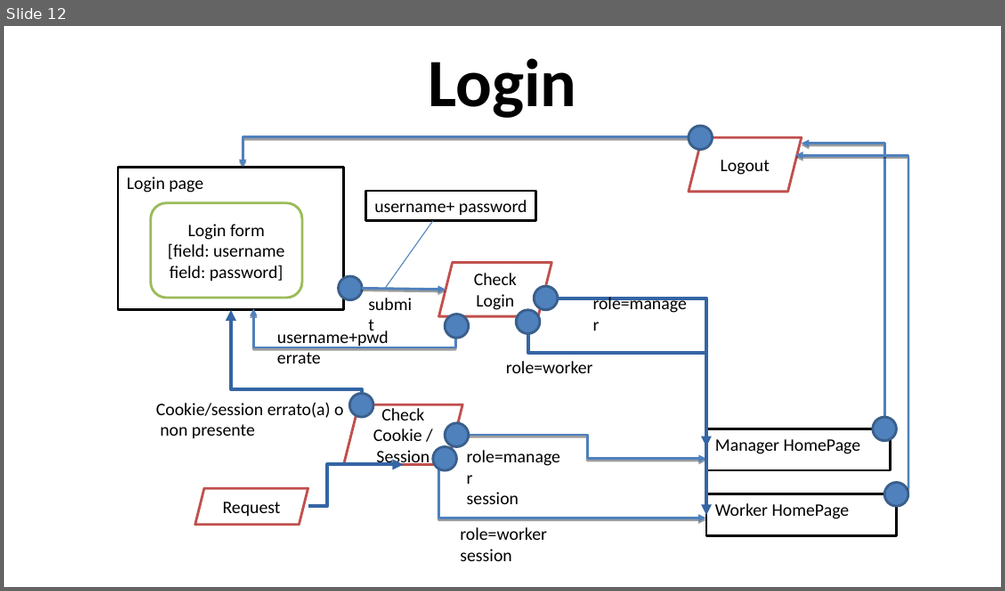
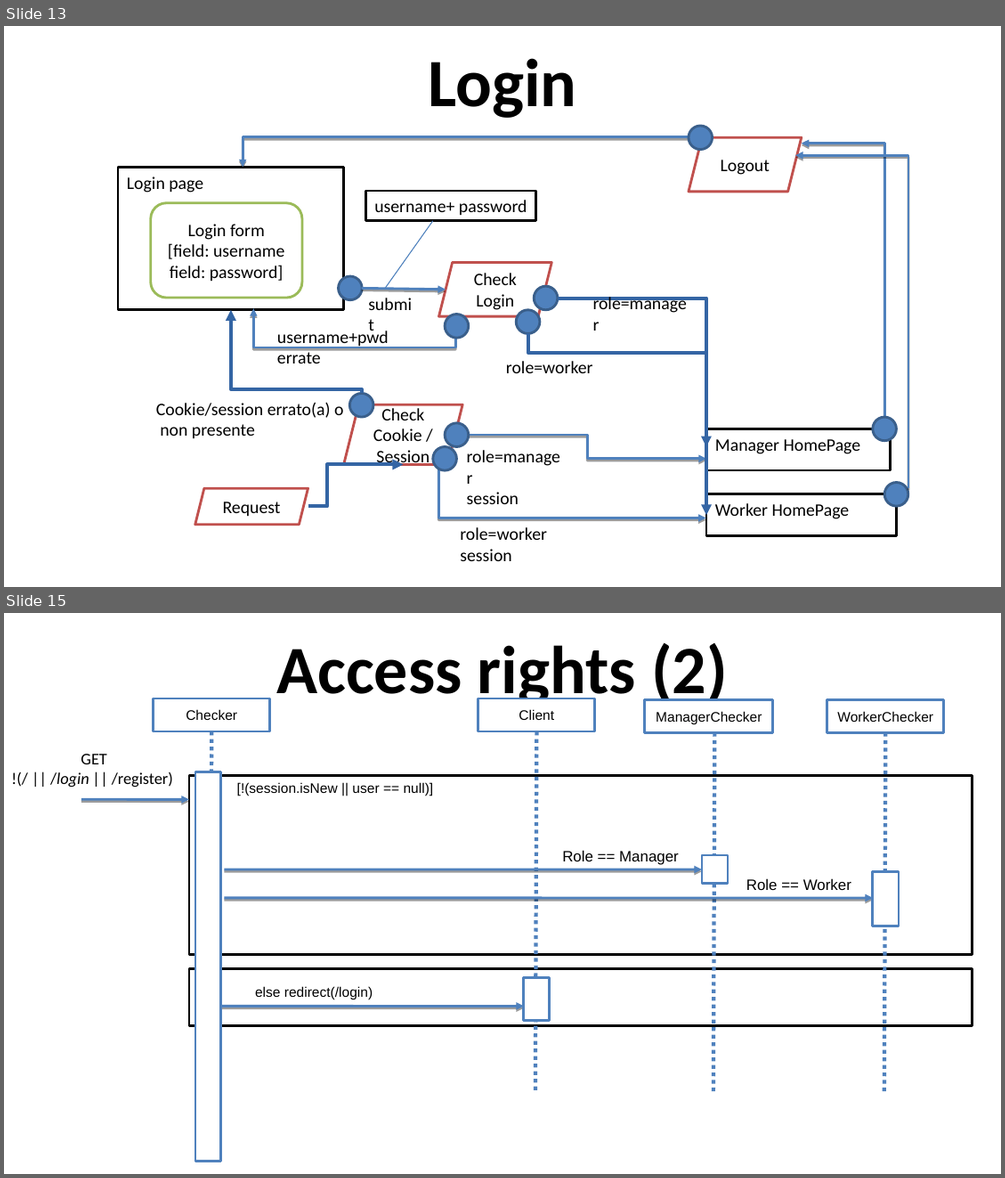
Before and after one commit to darklamp/progetto-tiw-alematte-2020, a slide deck: presentazione.odp. Shown one above the other, each under a label of ours: slide 12 before the commit, slides 13 and 15 after it; the slides between them are not shown. The pictures are 1005x591 and 1005x1178 pixels, drawn with LibreOffice and Linux fonts; fonts in the diff are those of the drawing. Boxes give left, top, right and bottom in pixels: in the first picture for what was removed or moved away, otherwise in the second. Text is boxed around its words. In the diff, an @@ line names an element or a change of style, - is before the commit and + after.

```diff
--- a/presentazione.odp
+++ b/presentazione.odp
@@ slide 15 added at bbox=[4, 613, 1001, 1174], background #FFFFFF @@
@@ title added at bbox=[276, 642, 728, 709], 53.9 pt, text #000000, bold @@
+Access rights (2)
@@ rectangle added at bbox=[154, 698, 270, 730], fill #FFFFFF, outline #4F81BD 2.01 pt, 11 pt, text #000000 @@
+Checker
@@ rectangle added at bbox=[478, 698, 595, 730], fill #FFFFFF, outline #4F81BD 2.01 pt, 11 pt, text #000000 @@
+Client
@@ rectangle added at bbox=[646, 700, 774, 732], fill #FFFFFF, outline #4F81BD 2.01 pt, 11 pt, text #000000 @@
+ManagerChecker
@@ rectangle added at bbox=[827, 700, 944, 732], fill #FFFFFF, outline #4F81BD 2.01 pt, 11 pt, text #000000 @@
+WorkerChecker
@@ line added from (212, 731) to (210, 1092), #4F81BD 3 pt @@
@@ line added from (537, 731) to (536, 1092), #4F81BD 3 pt @@
@@ line added from (715, 732) to (713, 1093), #4F81BD 3 pt @@
@@ line added from (886, 732) to (884, 1093), #4F81BD 3 pt @@
@@ text added at bbox=[50, 754, 173, 787], 13 pt, text #000000 @@
+GET
+!(/ || /login || /register)
@@ rectangle added at bbox=[195, 772, 221, 1161], fill #FFFFFF, outline #4F81BD 2.01 pt @@
@@ freeform shape added at bbox=[81, 799, 189, 799], outline #4F81BD 2.01 pt @@
@@ rectangle added at bbox=[189, 776, 972, 955], fill #FFFFFF, outline #000000 2.01 pt @@
@@ text added at bbox=[237, 782, 434, 796], 11 pt, text #000000 @@
+[!(session.isNew || user == null)]
@@ text added at bbox=[562, 850, 679, 865], 12 pt, text #000000 @@
+Role == Manager
@@ freeform shape added at bbox=[225, 869, 703, 869], outline #4F81BD 2.01 pt @@
@@ rectangle added at bbox=[703, 855, 728, 884], fill #FFFFFF, outline #4F81BD 2.01 pt @@
@@ text added at bbox=[746, 878, 851, 890], 12 pt, text #000000 @@
+Role == Worker
@@ rectangle added at bbox=[874, 872, 899, 926], fill #FFFFFF, outline #4F81BD 2.01 pt @@
@@ freeform shape added at bbox=[225, 898, 874, 898], outline #4F81BD 2.01 pt @@
@@ rectangle added at bbox=[189, 969, 972, 1026], fill #FFFFFF, outline #000000 2.01 pt @@
@@ text added at bbox=[255, 986, 372, 1000], 11 pt, text #000000 @@
+else redirect(/login)
@@ rectangle added at bbox=[524, 978, 550, 1020], fill #FFFFFF, outline #4F81BD 2.01 pt @@
@@ freeform shape added at bbox=[221, 1006, 524, 1006], outline #4F81BD 2.01 pt @@
@@ what was slide 12 is now slide 13 @@
```
Also in this commit, not shown: 1 slide changed, 2 other slides added.
